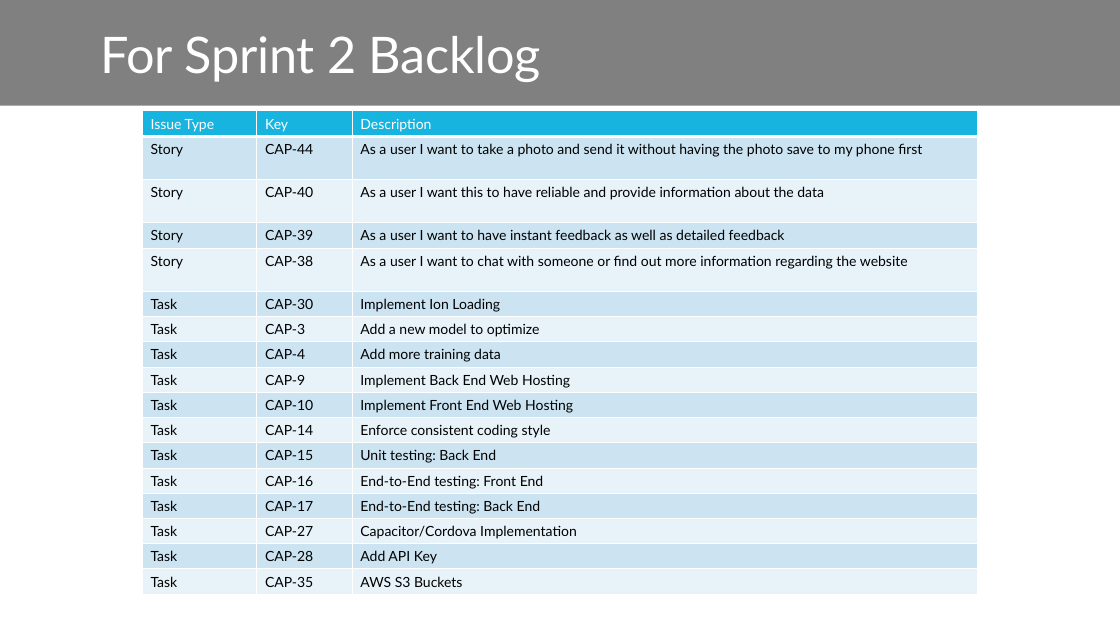
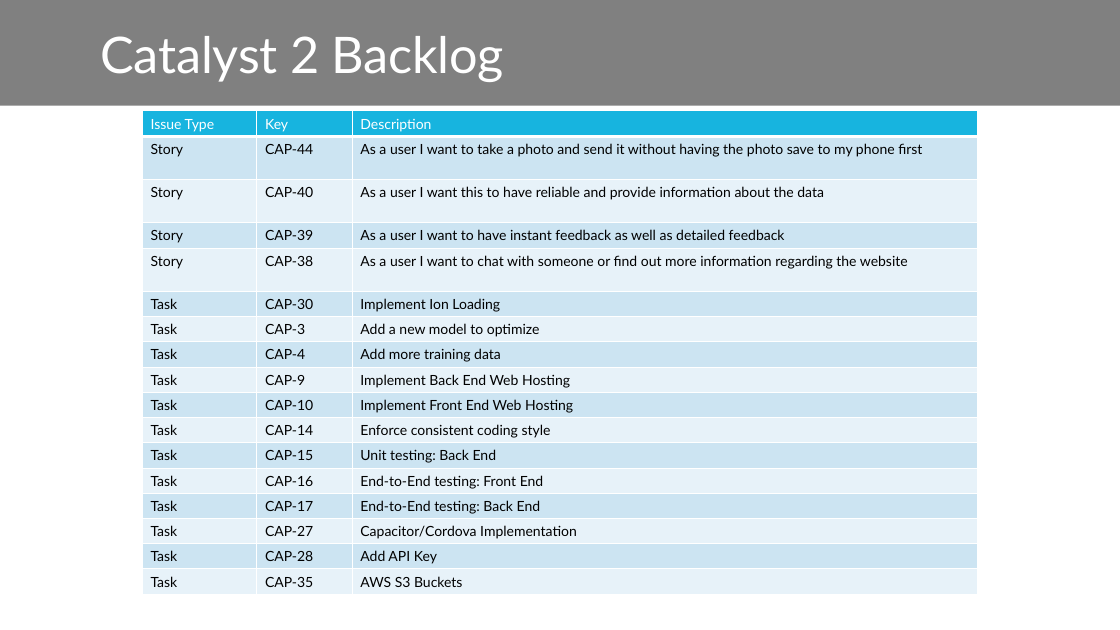
Before and after one commit to htmw/SpotCheckAI, a slide deck: slide 21 of documents/presentations/Deliverable 1 Presentation.pptx. Drawn at 1120x630 pixels with LibreOffice and Linux fonts; fonts in the diff are those of the drawing; background and template pictures are left out. Boxes give left, top, right and bottom in pixels: in the first picture for what was removed or moved away, otherwise in the second. Text is boxed around its words. In the diff, an @@ line names an element or a change of style, - is before the commit and + after.

```diff
--- a/documents/presentations/Deliverable 1 Presentation.pptx
+++ b/documents/presentations/Deliverable 1 Presentation.pptx
@@ title at (x1=101, y1=36, x2=504, y2=82): text changed @@
-For Sprint 2 Backlog
+Catalyst 2 Backlog
```
Also in this commit, not shown: 3 other slides changed, 8 other files.
